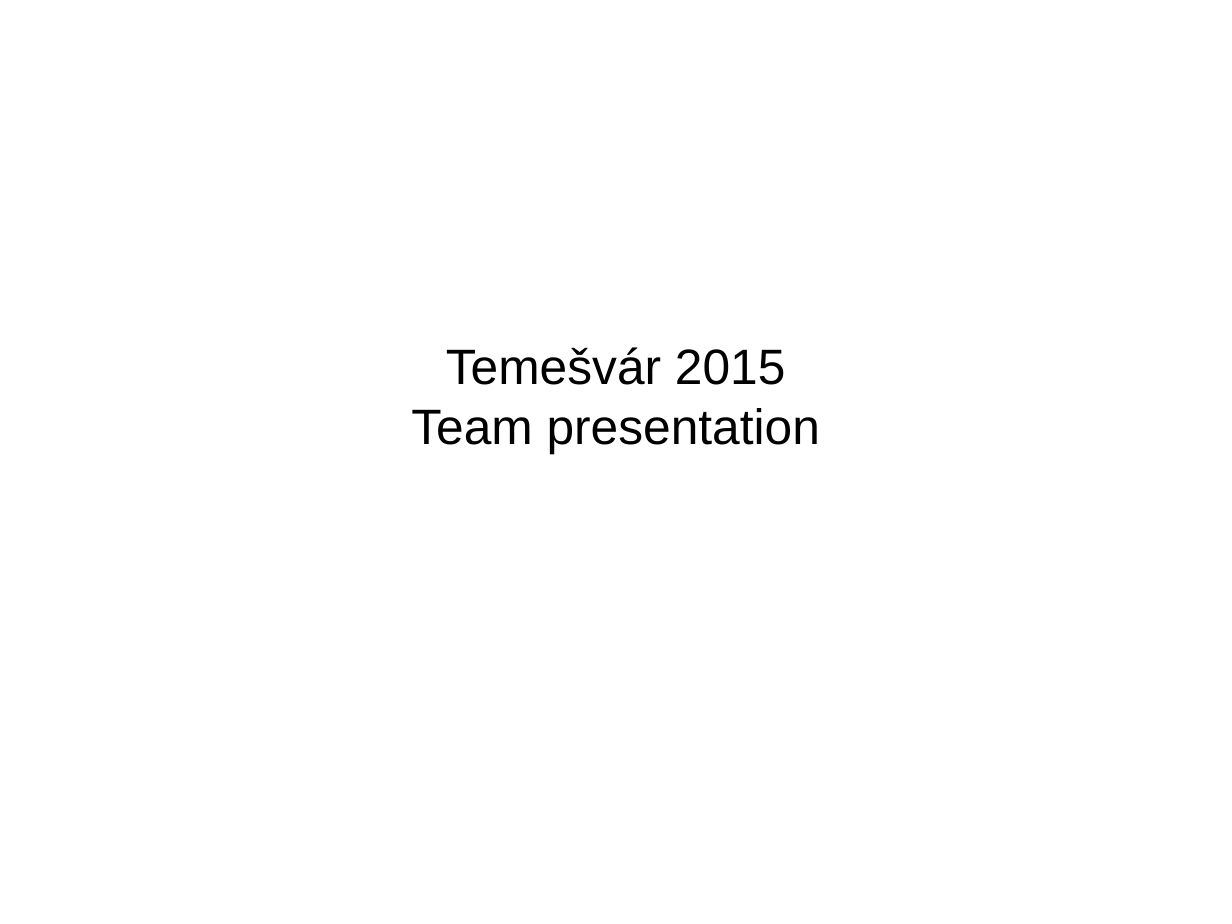
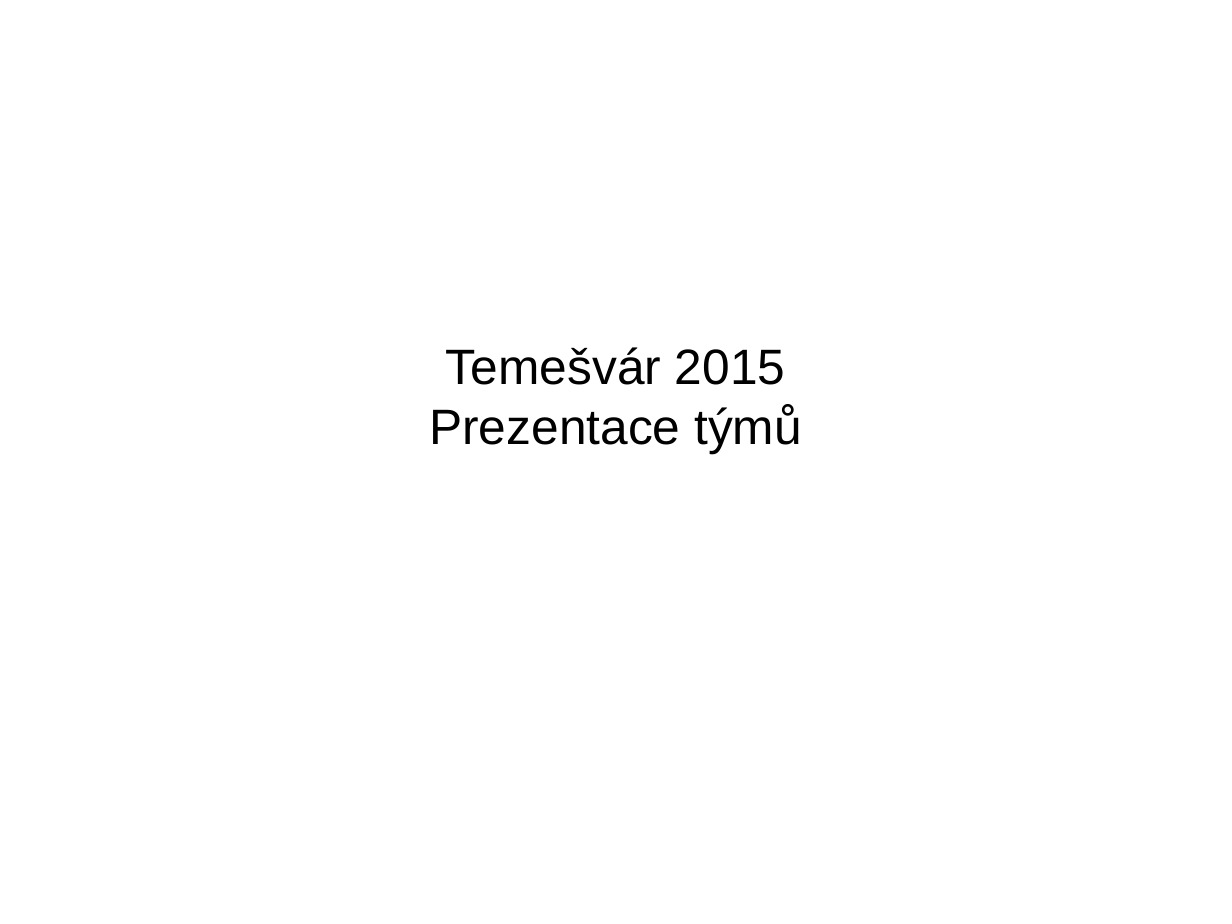
Before and after one commit to brejcmic/CTUProjects, a slide deck: slide 1 of Temesvar2015.odp. Drawn at 1232x924 pixels with LibreOffice and Linux fonts; fonts in the diff are those of the drawing. Boxes give left, top, right and bottom in pixels: in the first picture for what was removed or moved away, otherwise in the second. Text is boxed around its words. In the diff, an @@ line names an element or a change of style, - is before the commit and + after.

Commit message:
Opravena prezentace na Temesvar. Pridany informace o CNR a harmonickem kondicioneru.

```diff
--- a/Temesvar2015.odp
+++ b/Temesvar2015.odp
@@ subtitle at [429,404,802,453]: text changed @@
-Team presentation
+Prezentace týmů
```
Also in this commit, not shown: 1 other slide changed, 2 slides added, 1 other file.
